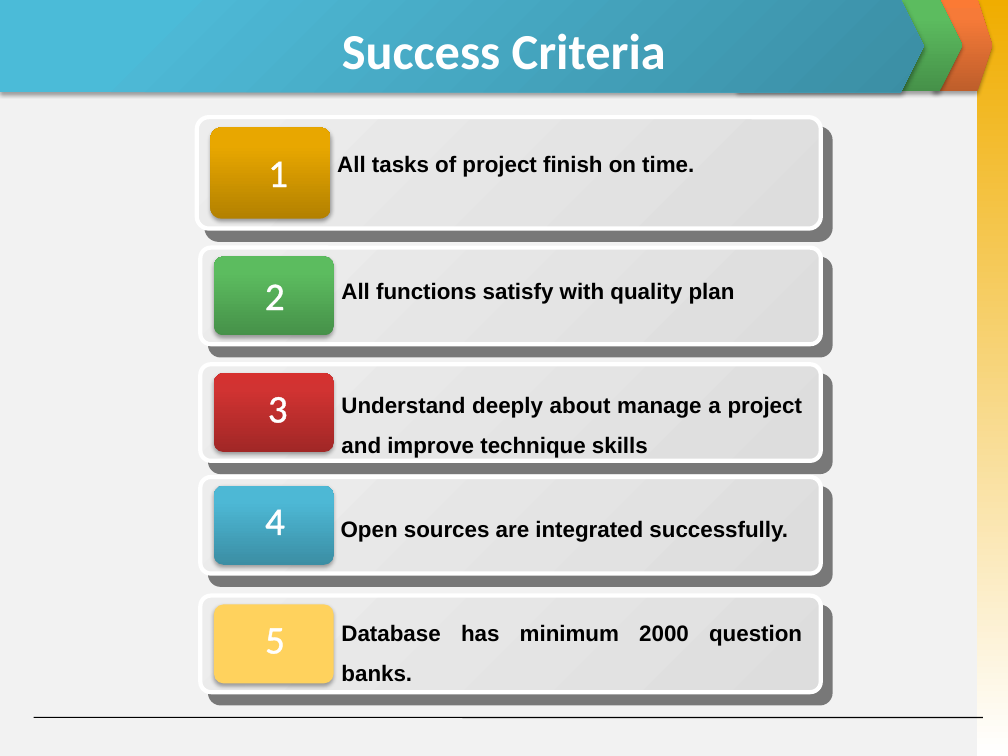
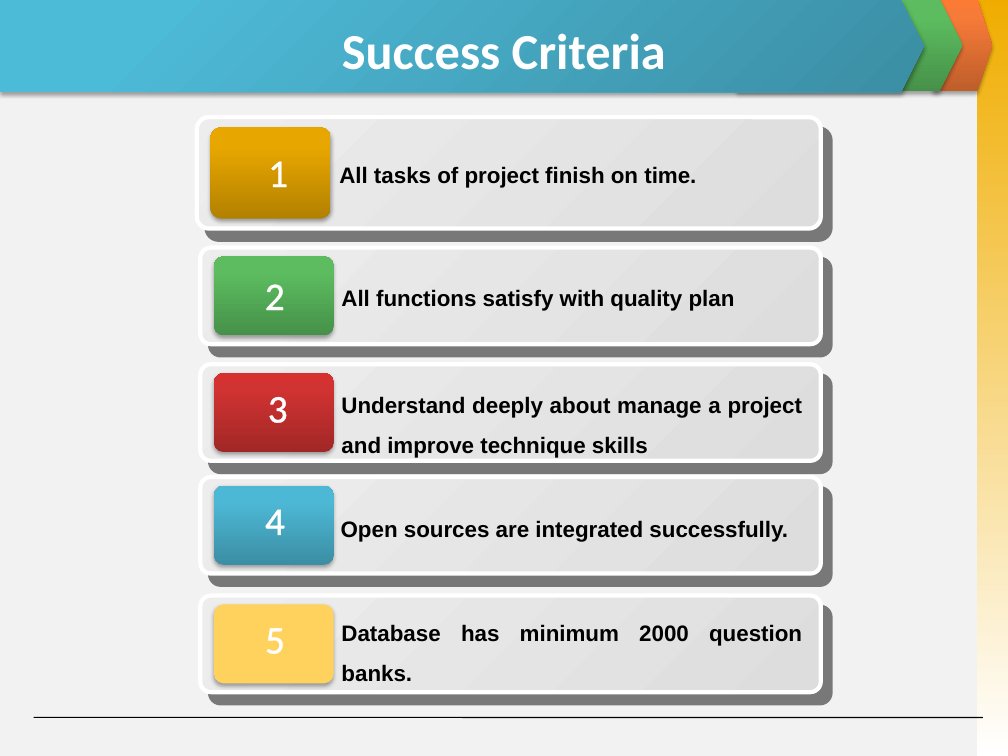
Before and after one commit to invisibleghost/e-learning-website, a slide deck: slide 17 of Document/Final report/Slide Present E-Learning.pptx. Drawn at 1008x756 pixels with LibreOffice and Linux fonts; fonts in the diff are those of the drawing. Boxes give left, top, right and bottom in pixels: in the first picture for what was removed or moved away, otherwise in the second. Text is boxed around its words. In the diff, an @@ line names an element or a change of style, - is before the commit and + after.

```diff
--- a/Document/Final report/Slide Present E-Learning.pptx
+++ b/Document/Final report/Slide Present E-Learning.pptx
@@ text "All tasks of project finish ..." moved from (x1=337, y1=155, x2=694, y2=177) to (x1=339, y1=166, x2=696, y2=188) @@
@@ text "All functions satisfy with quality ..." moved from (x1=341, y1=282, x2=735, y2=304) to (x1=341, y1=289, x2=735, y2=311) @@
```
Also in this commit, not shown: 6 other slides changed, 1 slide added, 1 slide removed.
